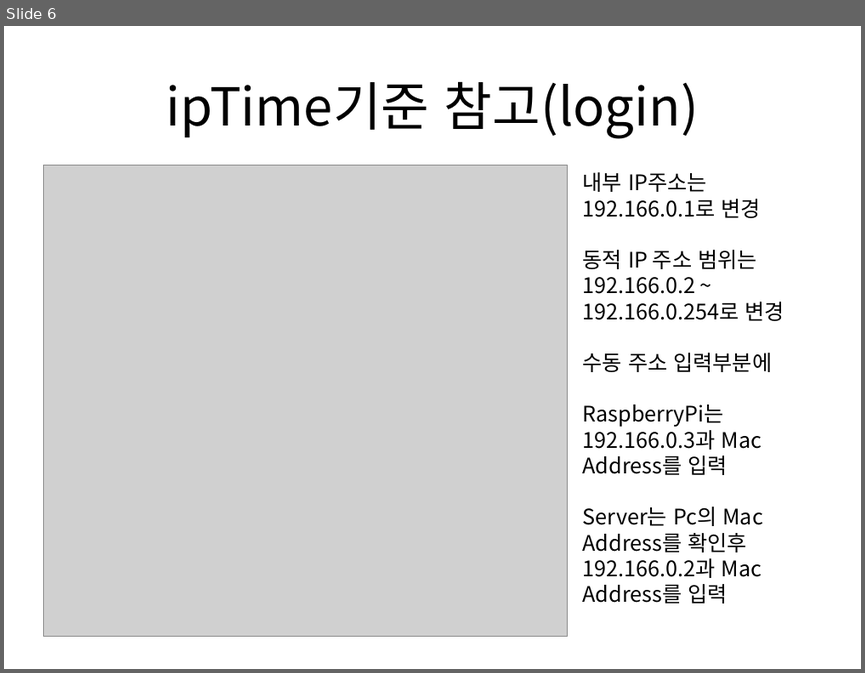
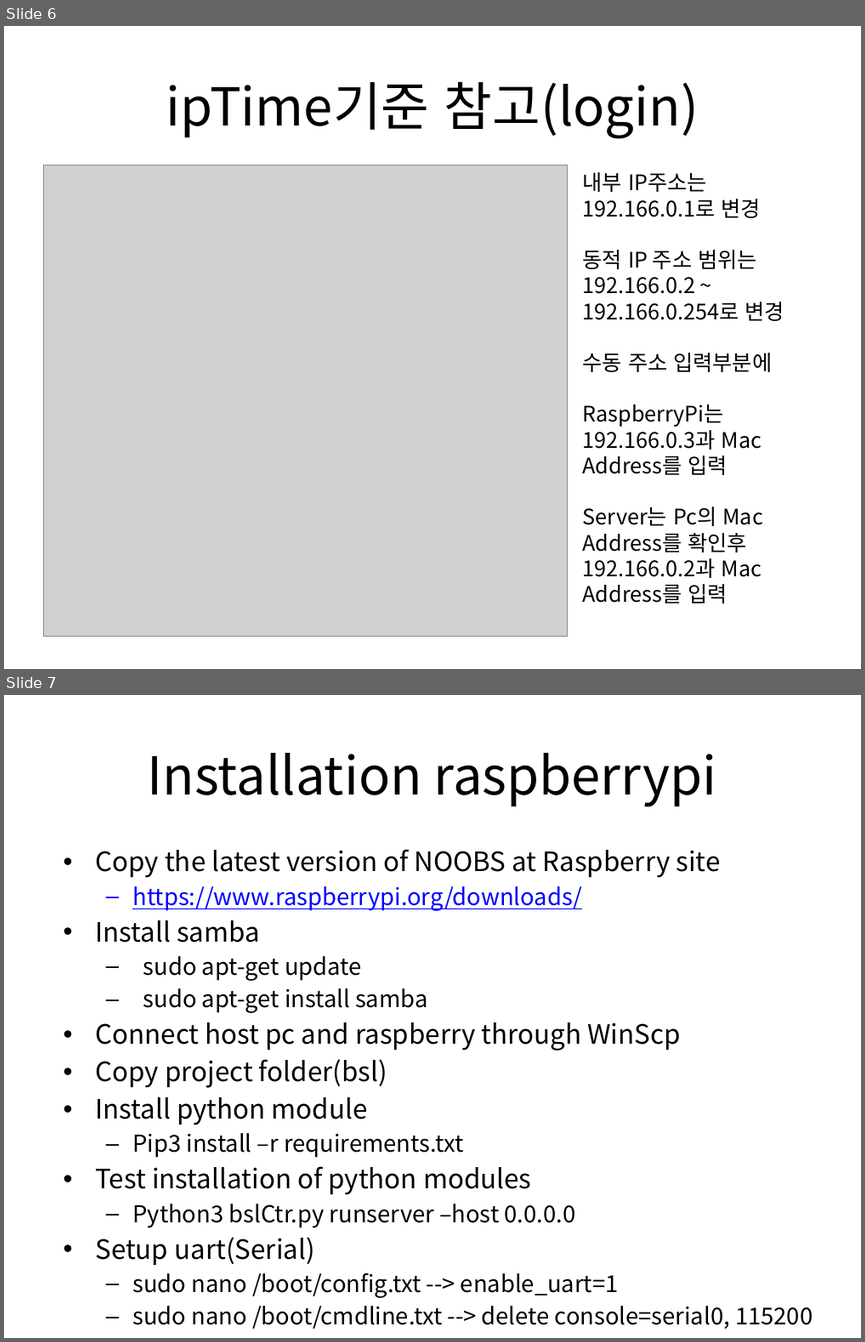
Before and after one commit to ihong9059/newBsl, a slide deck: Gateway Setup Manual.pptx. Shown one above the other, each under a label of ours: slide 6 before the commit, slides 6 and 7 after it. The pictures are 865x673 and 865x1342 pixels, drawn with LibreOffice and Linux fonts; fonts in the diff are those of the drawing; grey boxes stand for pictures. Boxes give left, top, right and bottom in pixels: in the first picture for what was removed or moved away, otherwise in the second. Text is boxed around its words. In the diff, an @@ line names an element or a change of style, - is before the commit and + after.

```diff
--- a/Gateway Setup Manual.pptx
+++ b/Gateway Setup Manual.pptx
@@ slide 7 added at [4, 695, 861, 1338], background #FFFFFF @@
@@ title added at [148, 753, 717, 807], 44 pt, text #000000 @@
+Installation raspberrypi
@@ text added at [95, 849, 812, 1328], 19.6 pt, text #000000 @@
+• Copy the latest version of NOOBS at Raspberry site
+  – https://www.raspberrypi.org/downloads/
+• Install samba
+  – sudo apt-get update
+  – sudo apt-get install samba
+• Connect host pc and raspberry through WinScp
+• Copy project folder(bsl)
+• Install python module
+  – Pip3 install –r requirements.txt
+• Test installation of python modules
+  – Python3 bslCtr.py runserver –host 0.0.0.0
+• Setup uart(Serial)
+  – sudo nano /boot/config.txt --> enable_uart=1
+  – sudo nano /boot/cmdline.txt --> delete console=serial0, 115200
```
Also in this commit, not shown: 1 other slide added, 13 other files.
